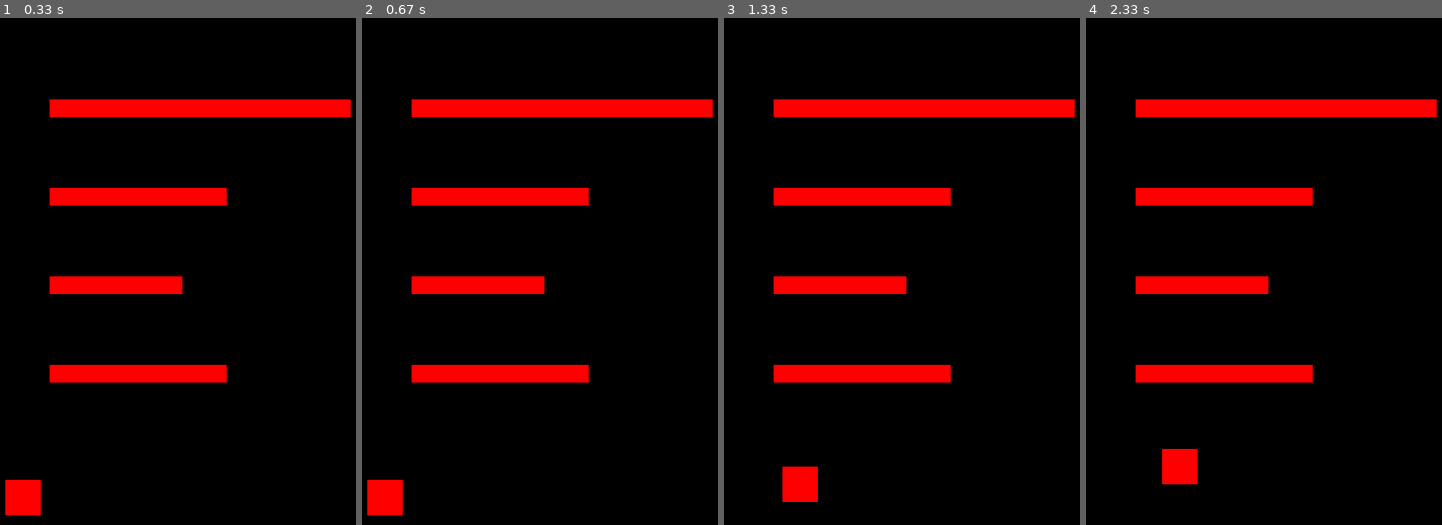
Above: before the commit, frames 1-4 (left to right).
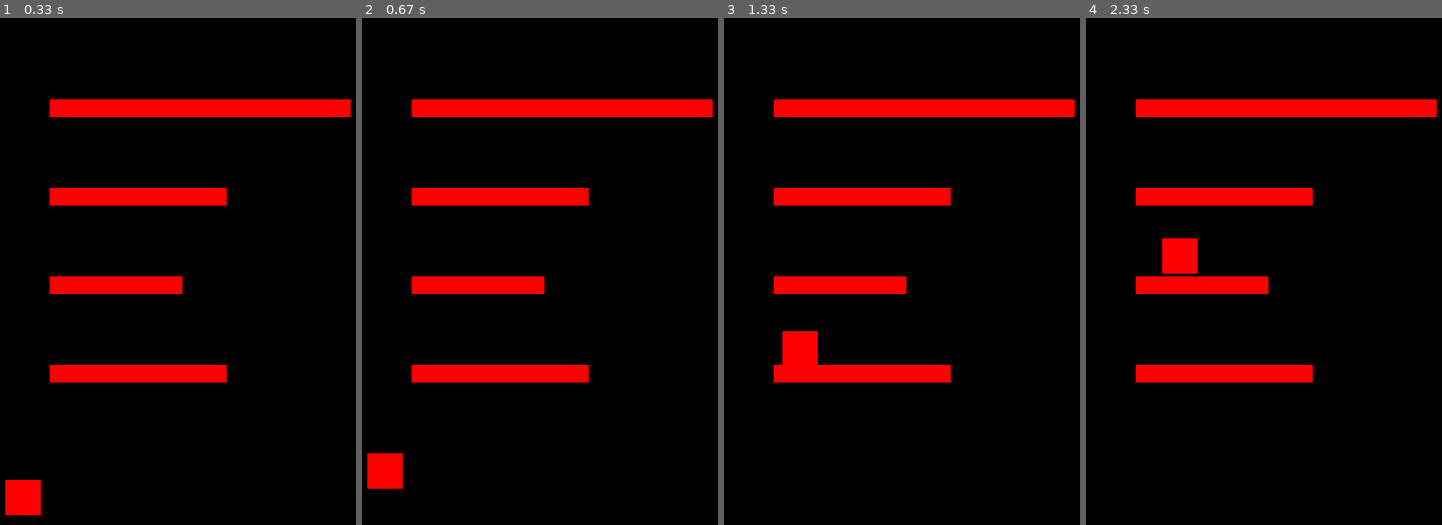
Above: after the commit, the same moments.

Repository: RobertNeuzil/game
Game: pygame game, started from personal/personalgame.py
Two runs of this game, one before a commit and one after it. Both use one fixed random seed, a clock stepped at 60 frames per second and the inputs below.
Inputs:
- Up to frame 1 (0.33 s): no input
- Up to frame 2 (0.67 s): tap Space at 0.33 s
- Up to frame 3 (1.33 s): hold Right 0.67-1.13 s; tap Space at 0.73, 1.03, 1.23 s; hold Up from 1.17 s (still down)
- Up to frame 4 (2.33 s): release Up at 1.47 s; hold Right 1.5-1.97 s; tap Space at 1.57, 1.87, 2.07 s; hold Left from 2 s (still down)

Frame 1 is identical in both runs. In frame 2, 1.0% of the frame differs, in the area x 1-12%, y 85-99%; in frame 3, 1.4%; in frame 4, 1.4%, in the area x 21-32%, y 43-92%.

Commit message:
jumping mechanics

Diff:
--- a/personal/personalgame.py
+++ b/personal/personalgame.py
@@ -1,4 +1,5 @@
 import pygame
+
 pygame.init()
 window = pygame.display.set_mode((600,600))
 pygame.display.set_caption("First Game")
@@ -27,6 +28,7 @@
 square_four = rects(100, 100, 340, 20)
 square_five = rects(100, 400, 200, 20)
 square_six = rects(60, 300, 150, 20)
+
 def draw():
 	pygame.time.delay(40)
 	window.fill(black)
@@ -52,7 +54,8 @@
 		square_one.y += velocity
 	if keys[pygame.K_UP] and square_one.y > 0:
 		square_one.y -= velocity
-
+	if keys[pygame.K_SPACE]:
+		square_one.y *= 0.9444
 	draw()
 
 pygame.quit()
